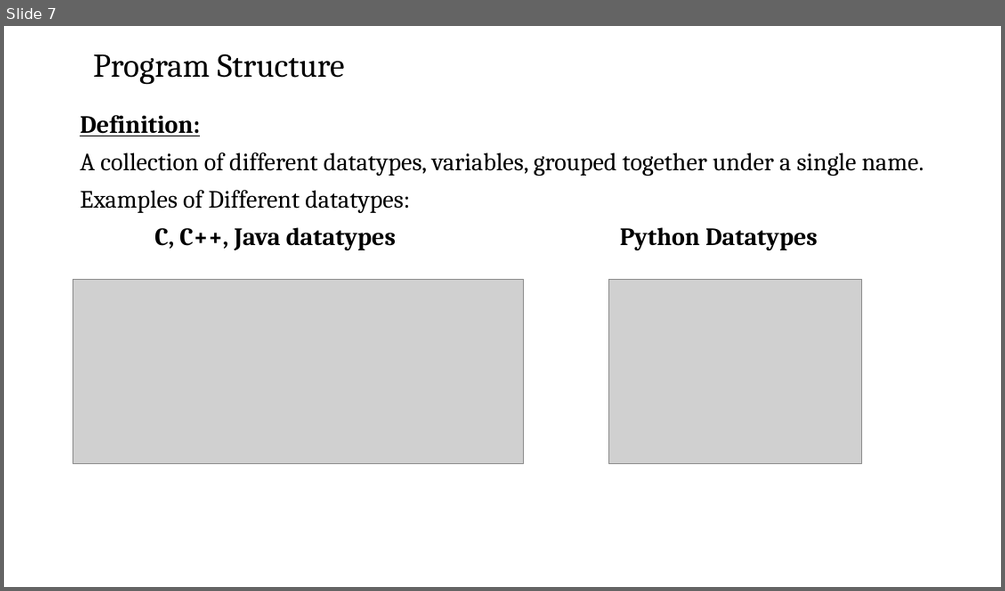
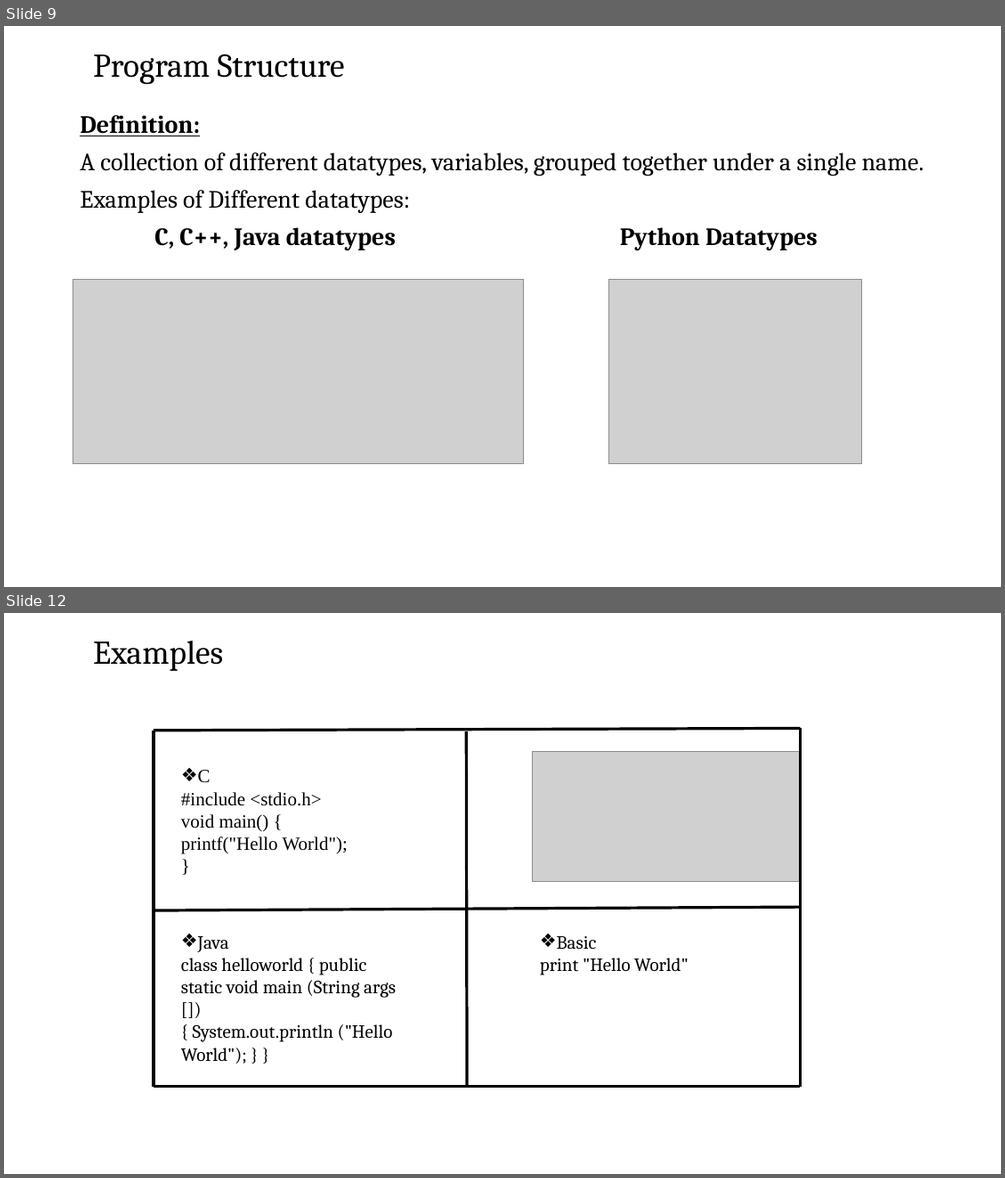
Before and after one commit to josiahkeaton/Training-Materials, a slide deck: Software Testing/Fundamentals of Computer & OS Concepts/Fundamentals of Computing session 6.pptx. Shown one above the other, each under a label of ours: slide 7 before the commit, slides 9 and 12 after it; the slides between them are not shown. The pictures are 1005x591 and 1005x1178 pixels, drawn with LibreOffice and Linux fonts; fonts in the diff are those of the drawing; grey boxes stand for pictures; background and template pictures are left out. Boxes give left, top, right and bottom in pixels: in the first picture for what was removed or moved away, otherwise in the second. Text is boxed around its words. In the diff, an @@ line names an element or a change of style, - is before the commit and + after.

```diff
--- a/Software Testing/Fundamentals of Computer & OS Concepts/Fundamentals of Computing session 6.pptx
+++ b/Software Testing/Fundamentals of Computer & OS Concepts/Fundamentals of Computing session 6.pptx
@@ slide 12 added at [4, 613, 1001, 1174], background picture (left out) @@
@@ title added at [93, 641, 223, 671], 32 pt, text #000000 @@
+Examples
@@ line added from (154, 731) to (154, 1086), #000000 2.75 pt @@
@@ line added from (154, 730) to (801, 728), #000000 2.75 pt @@
@@ line added from (466, 731) to (467, 1086), #000000 2.75 pt @@
@@ line added from (801, 728) to (801, 1086), #000000 2.75 pt @@
@@ text added at [181, 770, 348, 854], 18 pt, text #000000 @@
+❖ C
+#include <stdio.h>
+void main() {
+printf("Hello World");
+}
@@ picture added at [533, 751, 801, 882] @@
@@ line added from (154, 910) to (801, 907), #000000 2.75 pt @@
@@ text added at [181, 936, 396, 1063], 18 pt, text #000000 @@
+❖ Java
+class helloworld { public static void main (String args [])
+{ System.out.println ("Hello World"); } }
@@ text added at [540, 936, 688, 975], 18 pt, text #000000 @@
+❖ Basic
+print "Hello World"
@@ line added from (154, 1086) to (801, 1086), #000000 2.75 pt @@
@@ what was slide 7 is now slide 9 @@
```
Also in this commit, not shown: 3 slides changed, 17 other slides added, 1 slide removed.
